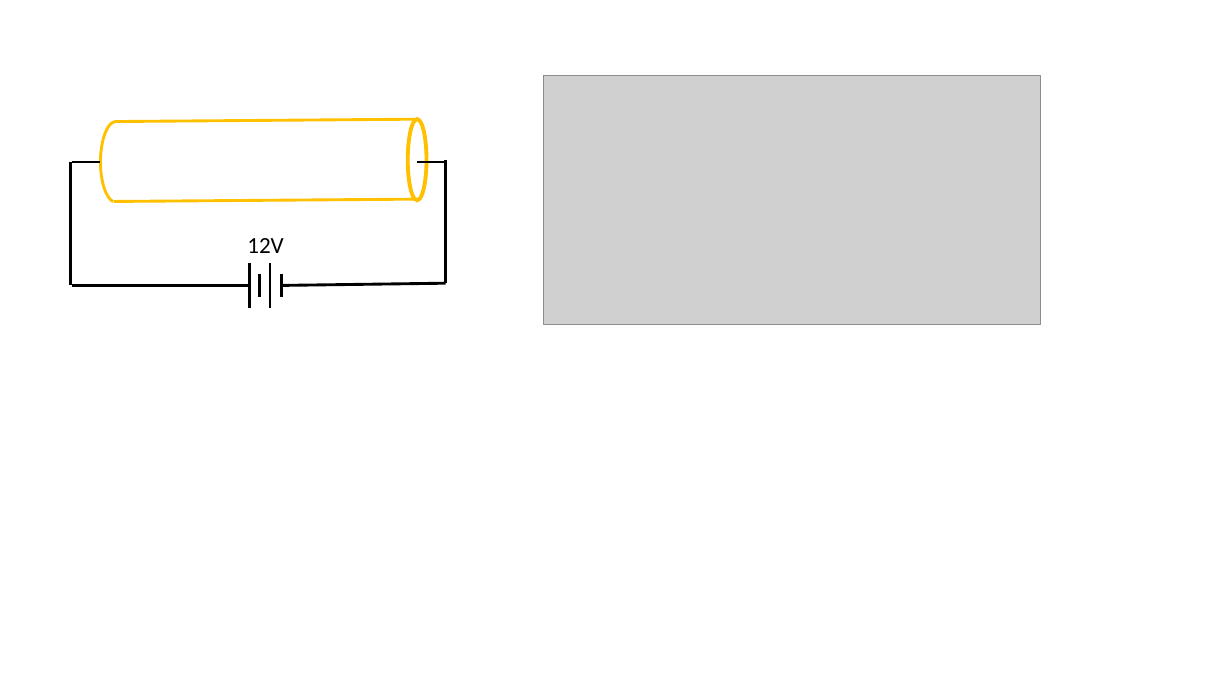
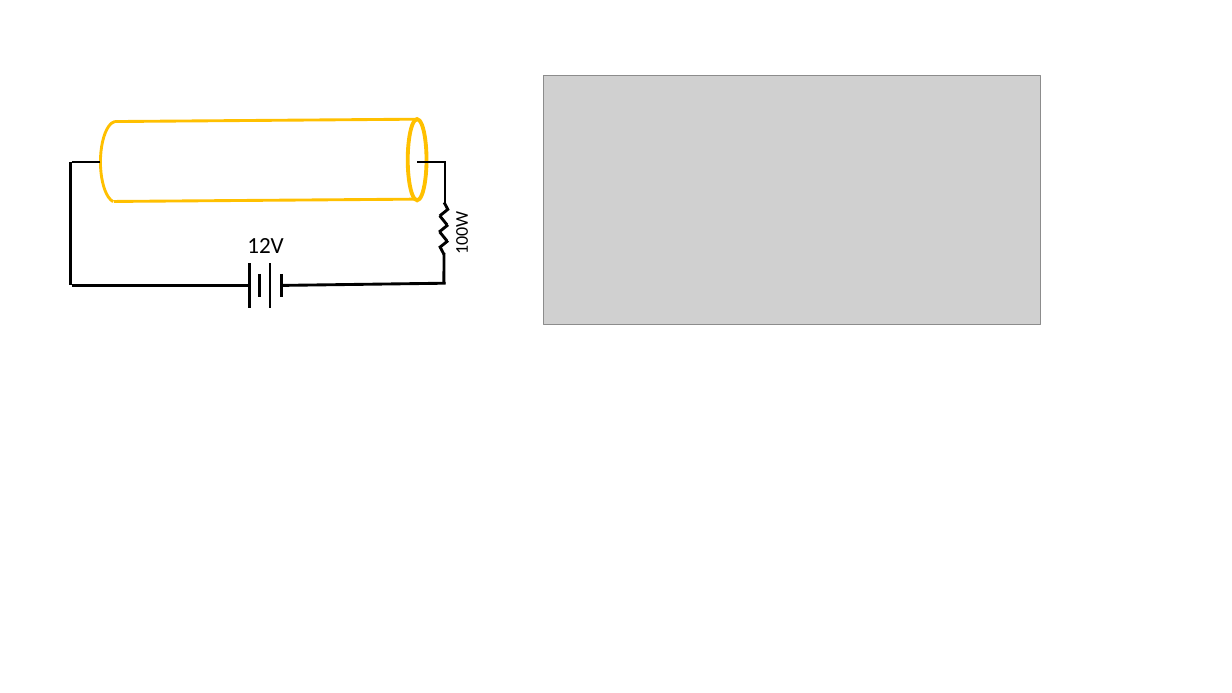
Before and after one commit to brashap/Phys1320, a slide deck: slide 2 of Exams/exam2figs.pptx. Drawn at 1232x693 pixels with LibreOffice and Linux fonts; fonts in the diff are those of the drawing; grey boxes stand for pictures. Boxes give left, top, right and bottom in pixels: in the first picture for what was removed or moved away, otherwise in the second. Text is boxed around its words. In the diff, an @@ line names an element or a change of style, - is before the commit and + after.

```diff
--- a/Exams/exam2figs.pptx
+++ b/Exams/exam2figs.pptx
@@ line moved from (445, 160) - (445, 284) to (445, 162) - (445, 202) @@
@@ text added at [451, 215, 473, 253], 14 pt, text #000000 @@
+100W
@@ group added at [439, 202, 449, 254]: 7 lines @@
@@ line added from (445, 253) to (444, 284), #000000 2.25 pt @@
```
Also in this commit, not shown: 1 other slide changed, 14 other files.
